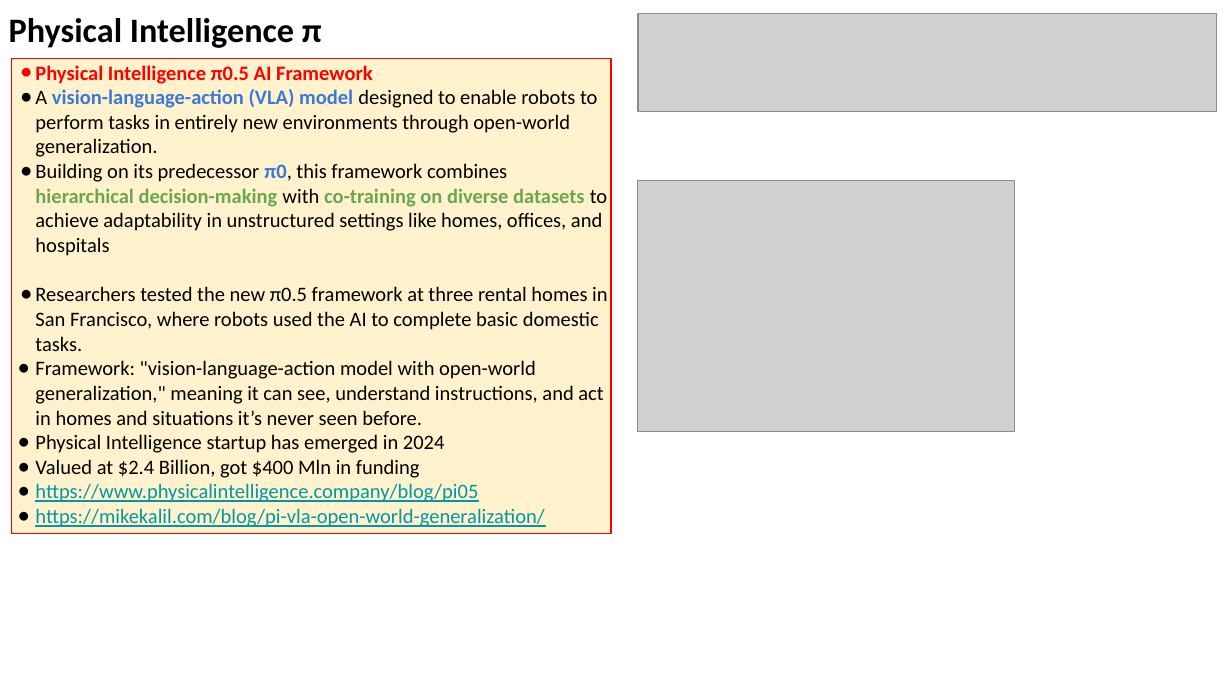
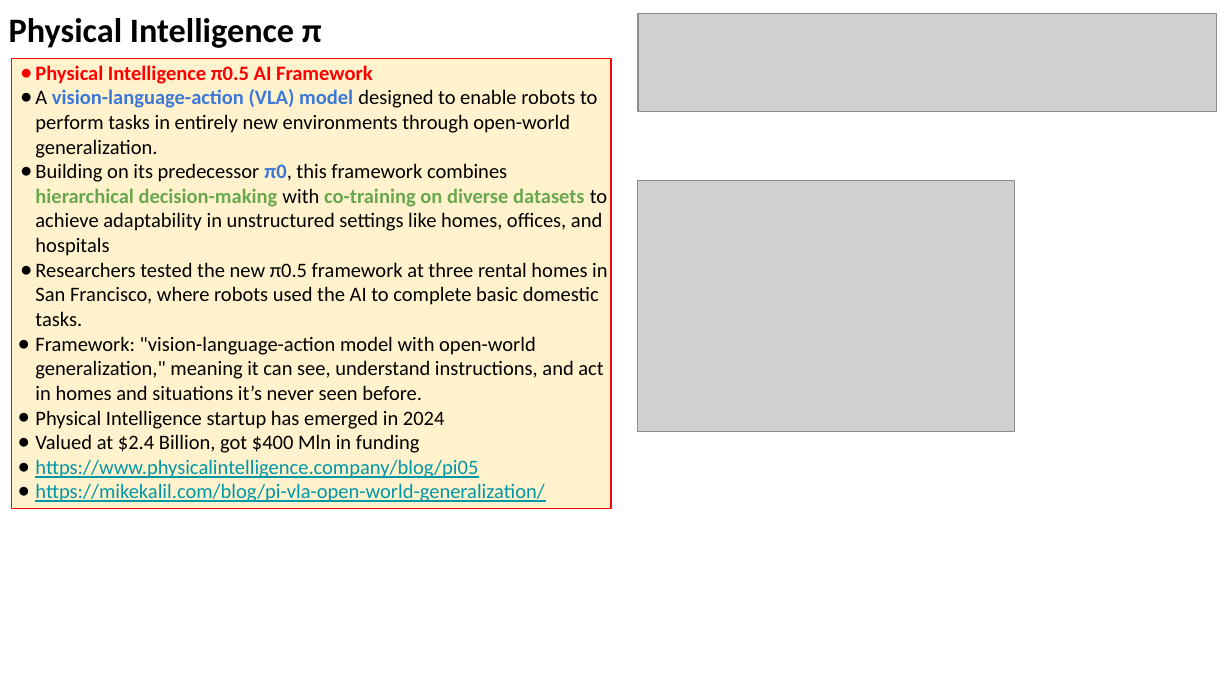
Before and after one commit to lselector/seminar, a slide deck: slide 12 of 2025/2025-04-25-AI-Updates.pptx. Drawn at 1232x693 pixels with LibreOffice and Linux fonts; fonts in the diff are those of the drawing; grey boxes stand for pictures. Boxes give left, top, right and bottom in pixels: in the first picture for what was removed or moved away, otherwise in the second. Text is boxed around its words. In the diff, an @@ line names an element or a change of style, - is before the commit and + after.

```diff
--- a/2025/2025-04-25-AI-Updates.pptx
+++ b/2025/2025-04-25-AI-Updates.pptx
@@ rectangle "Physical Intelligence π0.5 AI Framework": place and size @@
-rectangle "Physical Intelligence π0.5 AI Framework" at bbox=[11, 58, 611, 533]
+rectangle "Physical Intelligence π0.5 AI Framework" at bbox=[11, 58, 611, 509]
```
Also in this commit, not shown: 4 other slides changed.
